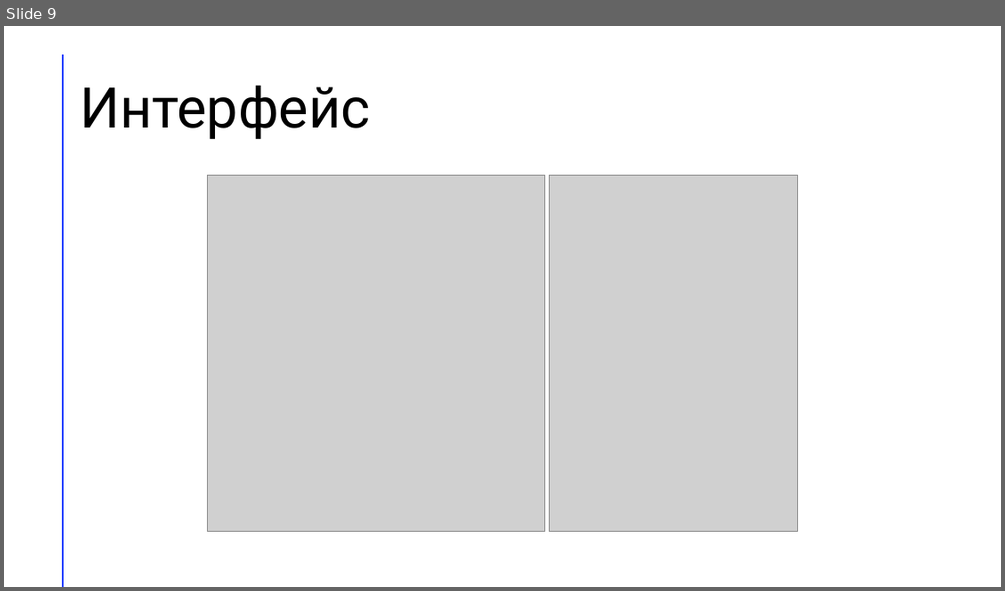
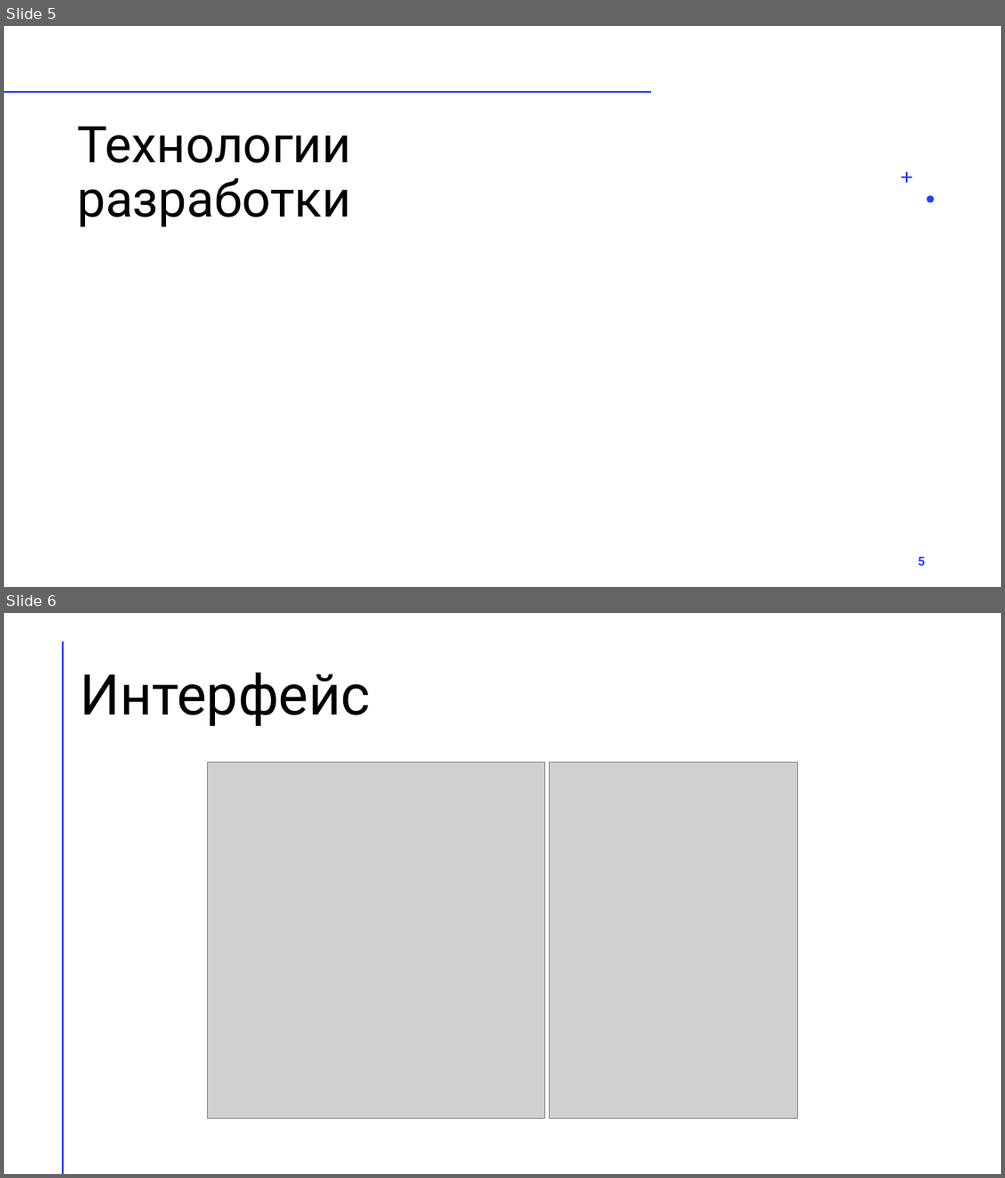
Before and after one commit to n2kkrd/books, a slide deck: DiplomKatya/KatyaDiplomPresent.pptx. Shown one above the other, each under a label of ours: slide 9 before the commit, slides 5 and 6 after it. The pictures are 1005x591 and 1005x1178 pixels, drawn with LibreOffice and Linux fonts; fonts in the diff are those of the drawing; grey boxes stand for pictures. Boxes give left, top, right and bottom in pixels: in the first picture for what was removed or moved away, otherwise in the second. Text is boxed around its words. In the diff, an @@ line names an element or a change of style, - is before the commit and + after.

```diff
--- a/DiplomKatya/KatyaDiplomPresent.pptx
+++ b/DiplomKatya/KatyaDiplomPresent.pptx
@@ slide 5 added at (4,26,1001,587), background #FFFFFF @@
@@ line added from (4, 92) to (650, 92), #FF9022 2 pt @@
@@ title added at (77,126,351,227), 48.6 pt, text #000000 @@
+Технологии разработки
@@ freeform shape added at (901,172,913,183), fill #243FFF @@
@@ freeform shape added at (927,195,934,202), fill #243FFF @@
@@ page number added at (918,556,925,565), 12 pt, text #243FFF, bold @@
+5
@@ what was slide 9 is now slide 6 @@
```
Also in this commit, not shown: 5 slides changed, 6 other slides added, 6 slides removed, 7 other files.
